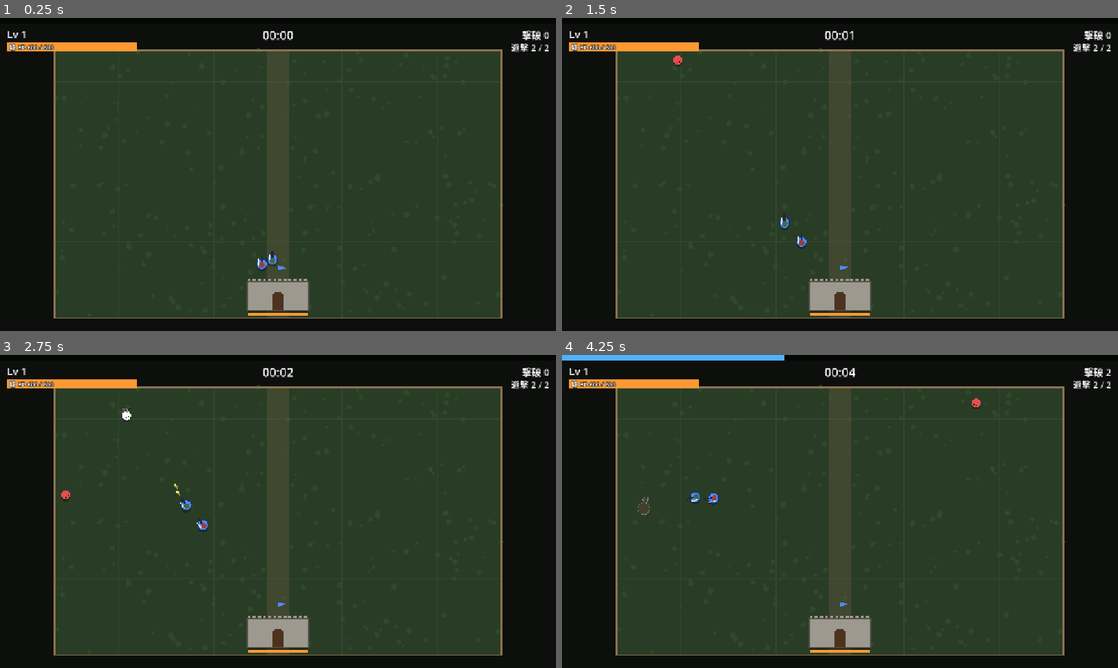
Above: before the commit, frames 1-4 (two rows, left to right).
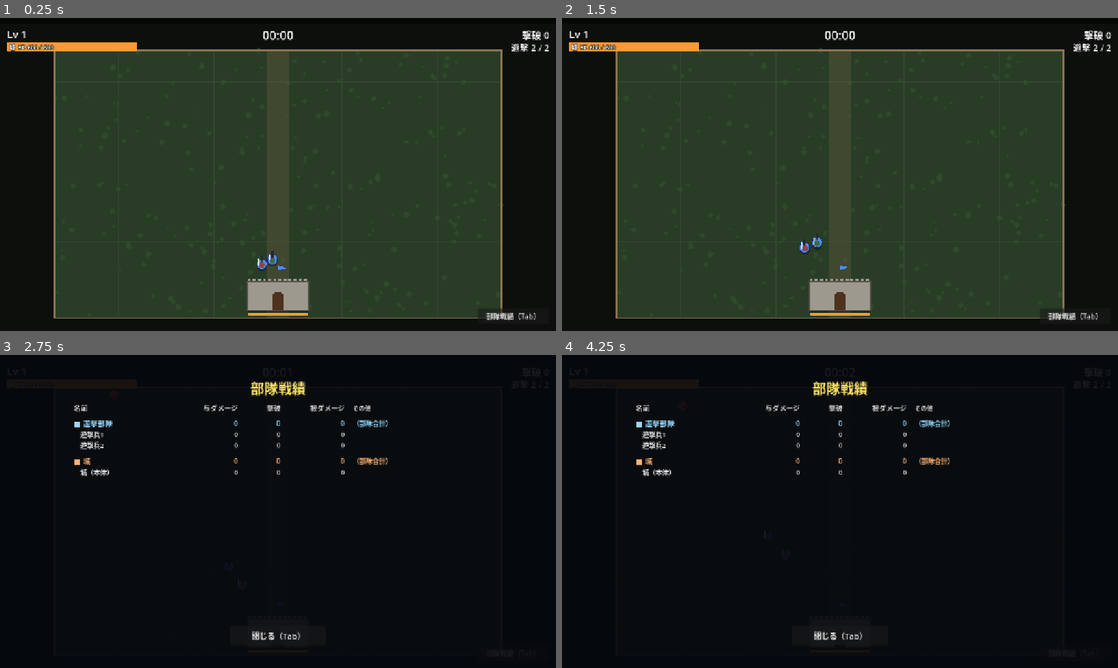
Above: after the commit, the same moments.

Repository: sukepuu/vgnfhusi4v3128904cmtu31
Game: Godot game, scene res://scenes/main.tscn
The game is run twice, just before and just after one commit, with the same random seed, the same clock (stepped at 60 frames per second) and the same inputs.
Inputs (mouse positions are in pixels of both pictures, inside the frame that each line leads up to):
- Up to frame 1 (0.25 s): no input
- Up to frame 2 (1.5 s): click (1073, 315) at 0.5 s, where only the run after the commit has a clickable "部隊戦績（Tab）"; click (840, 299) at 1.25 s, where only the run after the commit has a clickable "閉じる（Tab）"
- Up to frame 3 (2.75 s): click (511, 652) at 2 s, where only the run after the commit has a clickable "部隊戦績（Tab）"
- Up to frame 4 (4.25 s): click (840, 636) at 2.75 s, where only the run after the commit has a clickable "閉じる（Tab）"; click (1073, 652) at 3.5 s, where only the run after the commit has a clickable "部隊戦績（Tab）"

The runs differ from the first frame. In frame 1, 0.2% of the frame differs, in the area x 86-97%, y 92-97%; in frame 2, 0.4%; in frame 3, 70%; in frame 4, 71%, in the area x 0-99%, y 0-96%.

Commit message:
Add squad stats screen (damage dealt/taken per unit)
Each unit, pet, castle body and castle weapon gets a stats record.
Bullets, shells and traps carry their source record so damage and kills
are credited to the right unit. Guards also track shield-blocked damage,
builders track walls built and hits their walls blocked, engineers track
traps placed. Open with the bottom-right button or Tab (pauses the game);
also available from the game over screen.

Co-Authored-By: Claude Opus 5.5 <noreply@anthropic.com>
Claude-Session: https://claude.ai/code/session_011NyugcHQ7VLrKVd7aaRyr2

Diff:
--- a/auto_soldier/scripts/builder.gd
+++ b/auto_soldier/scripts/builder.gd
@@ -10,10 +10,15 @@
 ## 建設予定の壁 Vector2(開始角, 終了角)
 var plan := Vector2.ZERO
 var progress := 0.0
+var record: Dictionary
 
 const SPEED := 120.0
 var _t := 0.0
 var _facing := Vector2.UP
+
+
+func _ready() -> void:
+	record = game.new_record("builder", "築城兵%d" % (index + 1))
 
 
 func _process(delta: float) -> void:
@@ -35,7 +40,8 @@
 			_facing = (walls.point_at((plan.x + plan.y) / 2.0) - global_position).normalized()
 			progress += delta / walls.build_time
 			if progress >= 1.0:
-				walls.add_wall(plan)
+				walls.add_wall(plan, record)
+				record["walls"] += 1
 				state = "idle"
 	queue_redraw()
 
--- a/auto_soldier/scripts/bullet.gd
+++ b/auto_soldier/scripts/bullet.gd
@@ -11,6 +11,8 @@
 var life := 1.0
 ## true ならバリスタの矢（太く長く描く）
 var bolt := false
+## 撃った味方の戦績カード
+var src: Dictionary = {}
 
 var _hit := {}
 
@@ -47,7 +49,7 @@
 		if not is_instance_valid(e) or e.dead or _hit.has(e):
 			continue
 		if global_position.distance_to(e.global_position) < radius + e.radius:
-			e.take_damage(damage, velocity.normalized() * 120.0)
+			e.take_damage(damage, velocity.normalized() * 120.0, src)
 			_hit[e] = true
 			if pierce <= 0:
 				queue_free()
--- a/auto_soldier/scripts/castle.gd
+++ b/auto_soldier/scripts/castle.gd
@@ -54,7 +54,22 @@
 var frost_slow := 0.0
 
 var _flash := 0.0
+## 戦績カード（城の本体と、設備1基ずつ）
+var record: Dictionary
+var _equip_records := {}
 var _t := 0.0
+
+
+func _ready() -> void:
+	record = game.new_record("castle", "城（本体）")
+
+
+## 設備1基ごとの戦績カード（最初に使うときに作る）
+func _equip_record(key: String, label: String, i: int) -> Dictionary:
+	var k := "%s%d" % [key, i]
+	if not _equip_records.has(k):
+		_equip_records[k] = game.new_record("castle", "%s%d" % [label, i + 1])
+	return _equip_records[k]
 
 
 func _process(delta: float) -> void:
@@ -98,6 +113,7 @@
 func take_damage(amount: float) -> void:
 	if hp <= 0.0:
 		return
+	record["taken"] += minf(amount, hp)
 	hp -= amount
 	_flash = 0.15
 	game.spawn_damage_text(global_position + Vector2(randf_range(-60, 60), -HALF.y), amount, Color(1.0, 0.5, 0.2))
@@ -133,6 +149,7 @@
 		b.damage = tower_damage
 		b.radius = 4.0
 		b.color = Color(0.95, 0.8, 0.55)
+		b.src = _equip_record("tower", "矢倉", i)
 		b.life = tower_range / 760.0 + 0.2
 		b.position = from
 		game.world.add_child(b)
@@ -149,7 +166,7 @@
 			continue
 		var from := global_position + _cannon_local_pos(i)
 		_cannon_aims[i] = (best.global_position - from).normalized()
-		_fire_shell(from, best.global_position, cannon_damage, cannon_radius, false)
+		_fire_shell(from, best.global_position, cannon_damage, cannon_radius, false, _equip_record("cannon", "大砲", i))
 		_cannon_cds[i] = cannon_interval
 
 
@@ -163,7 +180,7 @@
 		if best == null:
 			continue
 		var from := global_position + _catapult_local_pos(i) + Vector2(0, -20)
-		_fire_shell(from, best.global_position, catapult_damage, catapult_radius, true)
+		_fire_shell(from, best.global_position, catapult_damage, catapult_radius, true, _equip_record("catapult", "投石器", i))
 		_catapult_cds[i] = catapult_interval
 		_catapult_swings[i] = 0.4
 
@@ -186,6 +203,7 @@
 		b.pierce = 1000000
 		b.radius = 7.0
 		b.bolt = true
+		b.src = _equip_record("ballista", "バリスタ", i)
 		b.life = 2.5
 		b.position = from
 		game.world.add_child(b)
@@ -214,8 +232,9 @@
 	return best
 
 
-func _fire_shell(from: Vector2, to: Vector2, dmg: float, area: float, boulder: bool) -> void:
+func _fire_shell(from: Vector2, to: Vector2, dmg: float, area: float, boulder: bool, src: Dictionary) -> void:
 	var s := ShellScript.new()
+	s.src = src
 	s.game = game
 	s.start = from
 	s.target = to
--- a/auto_soldier/scripts/enemy.gd
+++ b/auto_soldier/scripts/enemy.gd
@@ -175,9 +175,14 @@
 	knock = Vector2.ZERO
 
 
-func take_damage(amount: float, knockback: Vector2 = Vector2.ZERO) -> void:
+## src = 攻撃した味方の戦績カード（記録しないときは空）
+func take_damage(amount: float, knockback: Vector2 = Vector2.ZERO, src: Dictionary = {}) -> void:
 	if dead:
 		return
+	if not src.is_empty():
+		src["dealt"] += minf(amount, hp)
+		if hp - amount <= 0.0:
+			src["kills"] += 1
 	hp -= amount
 	_flash = 0.1
 	# 大型は吹き飛びにくい
--- a/auto_soldier/scripts/engineer.gd
+++ b/auto_soldier/scripts/engineer.gd
@@ -14,10 +14,15 @@
 var state := "waiting"
 var next_kind := "bomb"
 var target_pos := Vector2.ZERO
+var record: Dictionary
 var progress := 0.0
 
 var _t := 0.0
 var _facing := Vector2.UP
+
+
+func _ready() -> void:
+	record = game.new_record("engineer", "工兵%d" % (index + 1))
 
 
 func _process(delta: float) -> void:
@@ -57,6 +62,8 @@
 	var t := TrapScript.new()
 	t.game = game
 	t.kind = next_kind
+	t.src = record
+	record["traps"] += 1
 	t.position = position
 	game.ground.add_child(t)
 
--- a/auto_soldier/scripts/guard.gd
+++ b/auto_soldier/scripts/guard.gd
@@ -19,6 +19,7 @@
 var respawn_left := 0.0
 var facing := Vector2.UP
 var target: Node2D = null
+var record: Dictionary
 
 var _spear_cd := 0.0
 var _thrust := 0.0
@@ -29,6 +30,7 @@
 
 
 func _ready() -> void:
+	record = game.new_record("guard", "迎撃兵%d" % (index + 1))
 	hp = game.guard_stats.max_hp
 
 
@@ -132,7 +134,7 @@
 	if hits.is_empty():
 		return false
 	for e in hits:
-		e.take_damage(st.spear_damage, facing * 260.0)
+		e.take_damage(st.spear_damage, facing * 260.0, record)
 	_thrust = 0.18
 	return true
 
@@ -145,7 +147,9 @@
 		var dir := (from_pos - global_position).normalized()
 		if absf(facing.angle_to(dir)) <= game.guard_stats.shield_arc / 2.0:
 			_block_flash = 0.15
+			record["blocked"] += amount
 			return
+	record["taken"] += minf(amount, hp)
 	hp -= amount
 	_hurt_flash = 0.15
 	_invuln = 0.25
--- a/auto_soldier/scripts/heavy.gd
+++ b/auto_soldier/scripts/heavy.gd
@@ -15,6 +15,7 @@
 var respawn_left := 0.0
 var facing := Vector2.UP
 var target: Node2D = null
+var record: Dictionary
 
 # --- ステータス
 var max_hp := 1350.0
@@ -32,6 +33,10 @@
 var _hurt_flash := 0.0
 var _invuln := 0.0
 var _retarget_cd := 0.0
+
+
+func _ready() -> void:
+	record = game.new_record("heavy", "重装兵")
 
 
 ## 持ち場：壁の中央の、少し外側
@@ -112,7 +117,7 @@
 			continue
 		if slash_arc < TAU and absf(dir.angle_to(rel)) > slash_arc / 2.0 + 0.2:
 			continue
-		e.take_damage(slash_damage, rel.normalized() * 420.0)
+		e.take_damage(slash_damage, rel.normalized() * 420.0, record)
 	# 斬撃で敵の弾もかき消す
 	for b in get_tree().get_nodes_in_group("enemy_bullets"):
 		var to_b: Vector2 = b.global_position - global_position
@@ -130,6 +135,7 @@
 func take_damage(amount: float, _from_pos: Vector2 = Vector2.INF) -> void:
 	if dead or _invuln > 0.0:
 		return
+	record["taken"] += minf(amount, hp)
 	hp -= amount
 	_hurt_flash = 0.15
 	_invuln = 0.2
--- a/auto_soldier/scripts/hud.gd
+++ b/auto_soldier/scripts/hud.gd
@@ -77,6 +77,19 @@
 	_skills_label.offset_bottom = -16
 	_skills_label.vertical_alignment = VERTICAL_ALIGNMENT_BOTTOM
 	root.add_child(_skills_label)
+
+	# 部隊戦績ボタン（右下）
+	var stats_btn := Button.new()
+	stats_btn.text = "部隊戦績（Tab）"
+	stats_btn.add_theme_font_size_override("font_size", 16)
+	stats_btn.set_anchors_preset(Control.PRESET_BOTTOM_RIGHT)
+	stats_btn.offset_left = -180
+	stats_btn.offset_top = -52
+	stats_btn.offset_right = -16
+	stats_btn.offset_bottom = -16
+	stats_btn.focus_mode = Control.FOCUS_NONE
+	stats_btn.pressed.connect(func() -> void: game.toggle_stats())
+	root.add_child(stats_btn)
 
 	_build_game_over()
 
@@ -179,6 +192,13 @@
 	btn.pressed.connect(func() -> void: game.restart())
 	box.add_child(btn)
 
+	var stats_btn := Button.new()
+	stats_btn.text = "部隊戦績を見る"
+	stats_btn.custom_minimum_size = Vector2(260, 44)
+	stats_btn.add_theme_font_size_override("font_size", 18)
+	stats_btn.pressed.connect(func() -> void: game.stats_ui.open_panel())
+	box.add_child(stats_btn)
+
 
 func show_game_over() -> void:
 	refresh()
--- a/auto_soldier/scripts/main.gd
+++ b/auto_soldier/scripts/main.gd
@@ -18,6 +18,7 @@
 const DamageTextScript := preload("res://scripts/damage_text.gd")
 const BurstScript := preload("res://scripts/burst_effect.gd")
 const Upgrades := preload("res://scripts/upgrades.gd")
+const StatsScript := preload("res://scripts/stats_ui.gd")
 
 ## フィールドの範囲。城は一番下の中央に置く
 const MAP_RECT := Rect2(-700, -780, 1400, 840)
@@ -40,6 +41,9 @@
 var ground: Node2D
 var hud: CanvasLayer
 var level_up_ui: CanvasLayer
+var stats_ui: CanvasLayer
+## 部隊戦績（個体ごとの与ダメージ・被ダメージなど）。new_record() で追加する
+var records: Array = []
 
 ## 兵士全員で共有するステータス（強化はここに入る）
 var stats := SoldierStats.new()
@@ -117,6 +121,10 @@
 	level_up_ui = LevelUpScript.new()
 	add_child(level_up_ui)
 	level_up_ui.chosen.connect(_on_upgrade_chosen)
+
+	stats_ui = StatsScript.new()
+	stats_ui.game = self
+	add_child(stats_ui)
 
 	queue_redraw()
 
@@ -235,6 +243,22 @@
 	return best
 
 
+# ---------------------------------------------------------------- 部隊戦績
+
+## 戦績カードを1枚作る。弾や罠にこのカードを持たせて、与えたダメージを記録する
+func new_record(cat: String, name_text: String) -> Dictionary:
+	var r := {"cat": cat, "name": name_text, "dealt": 0.0, "taken": 0.0, "kills": 0,
+		"blocked": 0.0, "walls": 0, "wall_blocks": 0, "traps": 0}
+	records.append(r)
+	return r
+
+
+func toggle_stats() -> void:
+	if level_up_ui.visible:
+		return
+	stats_ui.toggle()
+
+
 # ---------------------------------------------------------------- 兵士・ペット
 
 func add_soldier() -> void:
@@ -455,6 +479,7 @@
 		return
 	game_over = true
 	level_up_ui.hide()
+	stats_ui.close_panel()
 	get_tree().paused = true
 	hud.show_game_over()
 
--- a/auto_soldier/scripts/pet.gd
+++ b/auto_soldier/scripts/pet.gd
@@ -9,12 +9,17 @@
 var owner_soldier: Node2D
 var index := 0
 var damage := 7.0
+var record: Dictionary
 var interval := 0.8
 var attack_range := 420.0
 
 var _cd := 0.5
 var _t := 0.0
 var _aim := Vector2.RIGHT
+
+
+func _ready() -> void:
+	record = game.new_record("pet", "遊撃兵%dのペット%d" % [owner_soldier.index + 1, index + 1])
 
 
 func _process(delta: float) -> void:
@@ -40,6 +45,7 @@
 			b.color = Color(0.5, 1.0, 0.7)
 			b.life = attack_range / 520.0 + 0.2
 			b.position = global_position
+			b.src = record
 			game.world.add_child(b)
 			_cd = interval
 	queue_redraw()
--- a/auto_soldier/scripts/shell.gd
+++ b/auto_soldier/scripts/shell.gd
@@ -9,6 +9,8 @@
 var flight_time := 0.7
 ## true なら投石器の岩（大きく、高く飛ぶ）
 var boulder := false
+## 撃った設備の戦績カード
+var src: Dictionary = {}
 
 var _t := 0.0
 var _height := 0.0
@@ -31,7 +33,7 @@
 			continue
 		var to: Vector2 = e.global_position - target
 		if to.length() < blast_radius + e.radius:
-			e.take_damage(damage, to.normalized() * 300.0)
+			e.take_damage(damage, to.normalized() * 300.0, src)
 	var col := Color(0.75, 0.65, 0.5) if boulder else Color(1.0, 0.6, 0.2)
 	game.spawn_burst(target, col, blast_radius / 2.2)
 	queue_free()
--- a/auto_soldier/scripts/soldier.gd
+++ b/auto_soldier/scripts/soldier.gd
@@ -24,6 +24,7 @@
 var velocity := Vector2.ZERO
 var aim_dir := Vector2.UP
 var target: Node2D = null
+var record: Dictionary
 
 var _fire_cd := 0.0
 var _sword_cd := 0.0
@@ -39,6 +40,7 @@
 
 
 func _ready() -> void:
+	record = game.new_record("soldier", "遊撃兵%d" % (index + 1))
 	hp = game.stats.max_hp
 	_strafe_sign = 1.0 if index % 2 == 0 else -1.0
 
@@ -238,6 +240,7 @@
 		b.color = Color(1.0, 0.92, 0.4)
 		b.life = st.fire_range / st.bullet_speed + 0.2
 		b.position = global_position + aim_dir * (radius + 8.0)
+		b.src = record
 		game.world.add_child(b)
 
 
@@ -257,7 +260,7 @@
 			continue
 		if st.sword_arc < TAU and absf(facing.angle_to(to)) > st.sword_arc / 2.0 + 0.2:
 			continue
-		e.take_damage(st.sword_damage, to.normalized() * 380.0)
+		e.take_damage(st.sword_damage, to.normalized() * 380.0, record)
 	# 斬撃で敵の弾もかき消す
 	for b in get_tree().get_nodes_in_group("enemy_bullets"):
 		var to_b: Vector2 = b.global_position - global_position
@@ -294,7 +297,7 @@
 			continue
 		if global_position.distance_to(e.global_position) < radius + e.radius + 18.0:
 			_dash_hit[e] = true
-			e.take_damage(game.stats.dash_damage, _dash_dir * 500.0)
+			e.take_damage(game.stats.dash_damage, _dash_dir * 500.0, record)
 
 
 # ---------------------------------------------------------------- 被ダメージ・復活
@@ -302,6 +305,7 @@
 func take_damage(amount: float, _from_pos: Vector2 = Vector2.INF) -> void:
 	if dead or _invuln > 0.0:
 		return
+	record["taken"] += minf(amount, hp)
 	hp -= amount
 	_hurt_flash = 0.15
 	_invuln = 0.3
--- /dev/null
+++ b/auto_soldier/scripts/stats_ui.gd
@@ -0,0 +1,167 @@
+extends CanvasLayer
+## 部隊戦績画面。各部隊の個体ごとに、与ダメージ・撃破数・被ダメージを一覧表示する。
+## 開いているあいだはゲームを一時停止する。
+
+const CAT_ORDER := ["soldier", "pet", "guard", "heavy", "engineer", "builder", "castle"]
+const CAT_LABEL := {
+	"soldier": "遊撃部隊", "pet": "ペット", "guard": "迎撃部隊", "heavy": "重装部隊",
+	"engineer": "工兵部隊", "builder": "築城部隊", "castle": "城"}
+const CAT_COLOR := {
+	"soldier": Color(0.6, 0.85, 1.0), "pet": Color(0.55, 1.0, 0.75), "guard": Color(0.6, 1.0, 0.65),
+	"heavy": Color(0.85, 0.75, 1.0), "engineer": Color(0.8, 0.9, 0.5), "builder": Color(1.0, 0.88, 0.45),
+	"castle": Color(1.0, 0.7, 0.45)}
+const COL_WIDTHS := [230, 130, 80, 130, 260]
+
+var game: Node2D
+var _list: VBoxContainer
+var _was_paused := false
+
+
+func _ready() -> void:
+	layer = 30
+	process_mode = Node.PROCESS_MODE_ALWAYS
+	visible = false
+
+	var dim := ColorRect.new()
+	dim.color = Color(0.02, 0.03, 0.05, 0.92)
+	dim.set_anchors_preset(Control.PRESET_FULL_RECT)
+	add_child(dim)
+
+	var center := CenterContainer.new()
+	center.set_anchors_preset(Control.PRESET_FULL_RECT)
+	add_child(center)
+
+	var box := VBoxContainer.new()
+	box.add_theme_constant_override("separation", 10)
+	center.add_child(box)
+
+	var title := Label.new()
+	title.text = "部隊戦績"
+	title.horizontal_alignment = HORIZONTAL_ALIGNMENT_CENTER
+	title.add_theme_font_size_override("font_size", 32)
+	title.add_theme_color_override("font_color", Color(1.0, 0.9, 0.4))
+	box.add_child(title)
+
+	box.add_child(_make_row(["名前", "与ダメージ", "撃破", "被ダメージ", "その他"], Color(0.8, 0.8, 0.8), 16))
+
+	var scroll := ScrollContainer.new()
+	scroll.custom_minimum_size = Vector2(940, 470)
+	scroll.horizontal_scroll_mode = ScrollContainer.SCROLL_MODE_DISABLED
+	box.add_child(scroll)
+	_list = VBoxContainer.new()
+	_list.add_theme_constant_override("separation", 2)
+	scroll.add_child(_list)
+
+	var close := Button.new()
+	close.text = "閉じる（Tab）"
+	close.custom_minimum_size = Vector2(220, 44)
+	close.add_theme_font_size_override("font_size", 18)
+	close.size_flags_horizontal = Control.SIZE_SHRINK_CENTER
+	close.pressed.connect(close_panel)
+	box.add_child(close)
+
+
+func open_panel() -> void:
+	if visible:
+		return
+	_was_paused = get_tree().paused
+	get_tree().paused = true
+	_rebuild()
+	visible = true
+
+
+func close_panel() -> void:
+	if not visible:
+		return
+	visible = false
+	get_tree().paused = _was_paused
+
+
+func toggle() -> void:
+	if visible:
+		close_panel()
+	else:
+		open_panel()
+
+
+func _unhandled_input(event: InputEvent) -> void:
+	if not (event is InputEventKey and event.pressed and not event.echo):
+		return
+	if event.keycode == KEY_TAB:
+		get_viewport().set_input_as_handled()
+		if visible:
+			close_panel()
+		elif not game.level_up_ui.visible:
+			open_panel()
+	elif event.keycode == KEY_ESCAPE and visible:
+		get_viewport().set_input_as_handled()
+		close_panel()
+
+
+func _rebuild() -> void:
+	for c in _list.get_children():
+		c.queue_free()
+	for cat in CAT_ORDER:
+		var recs: Array = game.records.filter(func(r: Dictionary) -> bool: return r["cat"] == cat)
+		if recs.is_empty():
+			continue
+		var col: Color = CAT_COLOR[cat]
+		# 部隊ごとの見出しと合計
+		var total_dealt := 0.0
+		var total_kills := 0
+		var total_taken := 0.0
+		for r in recs:
+			total_dealt += r["dealt"]
+			total_kills += r["kills"]
+			total_taken += r["taken"]
+		var header := _make_row(["■ " + CAT_LABEL[cat], _fmt(total_dealt), str(total_kills), _fmt(total_taken), "（部隊合計）"], col, 17)
+		_list.add_child(header)
+		for r in recs:
+			_list.add_child(_make_row(["　" + r["name"], _fmt(r["dealt"]), str(r["kills"]), _fmt(r["taken"]), _note(r)], Color(0.92, 0.92, 0.92), 15))
+		var spacer := Control.new()
+		spacer.custom_minimum_size = Vector2(0, 8)
+		_list.add_child(spacer)
+
+
+## 部隊ごとの追加情報
+func _note(r: Dictionary) -> String:
+	var parts := PackedStringArray()
+	if r["blocked"] > 0.0:
+		parts.append("盾で防いだ %s" % _fmt(r["blocked"]))
+	if r["walls"] > 0:
+		parts.append("建てた壁 %d枚" % r["walls"])
+	if r["wall_blocks"] > 0:
+		parts.append("壁が防いだ %d発" % r["wall_blocks"])
+	if r["traps"] > 0:
+		parts.append("仕掛けた罠 %d個" % r["traps"])
+	return "  ".join(parts)
+
+
+func _make_row(texts: Array, col: Color, font_size: int) -> HBoxContainer:
+	var row := HBoxContainer.new()
+	row.add_theme_constant_override("separation", 18)
+	for i in texts.size():
+		var l := Label.new()
+		l.text = texts[i]
+		l.custom_minimum_size = Vector2(COL_WIDTHS[i], 0)
+		l.add_theme_font_size_override("font_size", font_size)
+		l.add_theme_color_override("font_color", col)
+		if i in [1, 2, 3]:
+			l.horizontal_alignment = HORIZONTAL_ALIGNMENT_RIGHT
+		if i == 4:
+			l.add_theme_font_size_override("font_size", font_size - 2)
+		row.add_child(l)
+	return row
+
+
+## 12345 → "12,345"
+func _fmt(v: float) -> String:
+	var s := str(int(round(v)))
+	var out := ""
+	var count := 0
+	for i in range(s.length() - 1, -1, -1):
+		out = s[i] + out
+		count += 1
+		if count % 3 == 0 and i > 0 and s[i - 1] != "-":
+			out = "," + out
+	return out
--- a/auto_soldier/scripts/trap.gd
+++ b/auto_soldier/scripts/trap.gd
@@ -8,6 +8,8 @@
 
 var game: Node2D
 var kind := "bomb"
+## 仕掛けた工兵の戦績カード
+var src: Dictionary = {}
 
 var _fuse_left := -1.0
 var _t := 0.0
@@ -66,9 +68,9 @@
 			continue
 		if kind == "pit":
 			e.stun(game.engineer_stats.stun_time)
-			e.take_damage(damage)
+			e.take_damage(damage, Vector2.ZERO, src)
 		else:
-			e.take_damage(damage, rel.normalized() * 350.0)
+			e.take_damage(damage, rel.normalized() * 350.0, src)
 	if kind == "pit":
 		game.spawn_burst(global_position, Color(0.45, 0.32, 0.2), blast_radius / 2.2)
 		remove_from_group("traps")
--- a/auto_soldier/scripts/walls.gd
+++ b/auto_soldier/scripts/walls.gd
@@ -54,14 +54,17 @@
 	var w: Dictionary = walls[i]
 	w["hp"] -= 1.0
 	w["flash"] = 0.15
+	if not w["src"].is_empty():
+		w["src"]["wall_blocks"] += 1
 	if w["hp"] <= 0.0:
 		var mid: float = (w["a0"] + w["a1"]) / 2.0
 		game.spawn_burst(point_at(mid), Color(0.7, 0.65, 0.55), 20.0)
 		walls.remove_at(i)
 
 
-func add_wall(seg: Vector2) -> void:
-	walls.append({"a0": seg.x, "a1": seg.y, "hp": wall_max_hp, "max": wall_max_hp, "flash": 0.0})
+## src = 建てた築城兵の戦績カード（防いだ回数を記録する）
+func add_wall(seg: Vector2, src: Dictionary = {}) -> void:
+	walls.append({"a0": seg.x, "a1": seg.y, "hp": wall_max_hp, "max": wall_max_hp, "flash": 0.0, "src": src})
 
 
 ## 耐久回数アップ（建っている壁にも反映）
Not shown, added: auto_soldier/scripts/stats_ui.gd.uid
